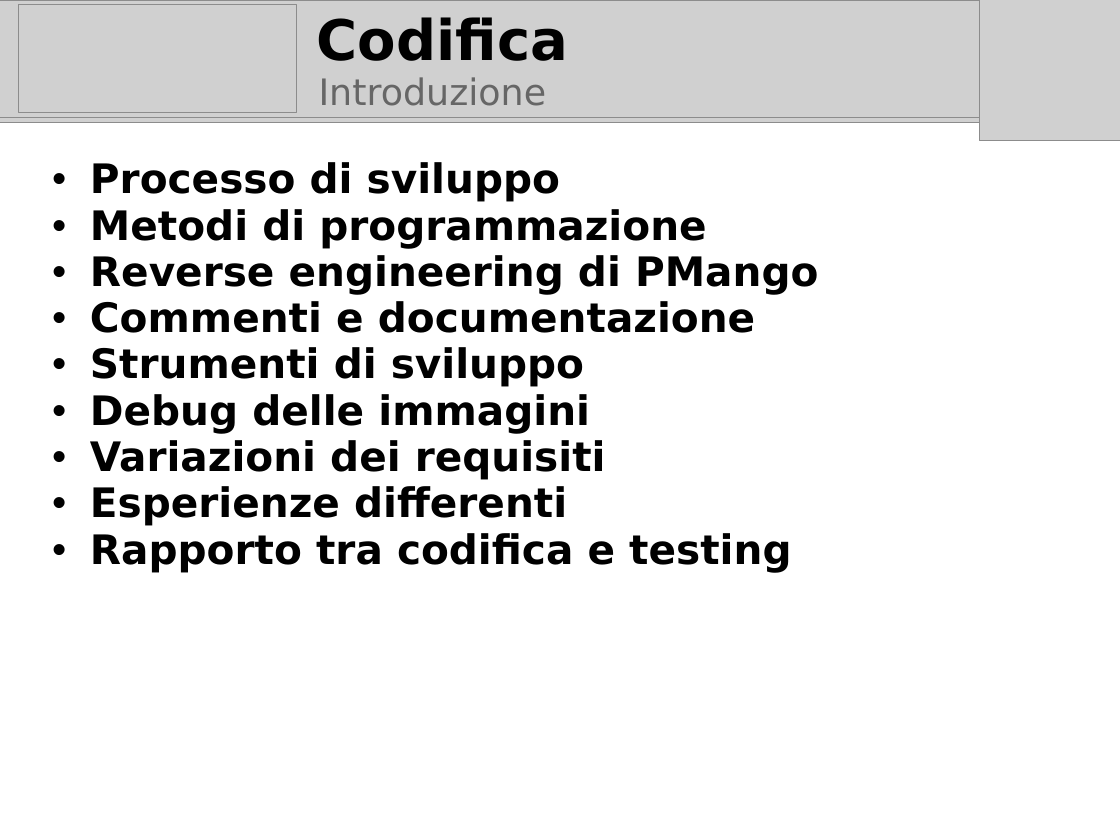
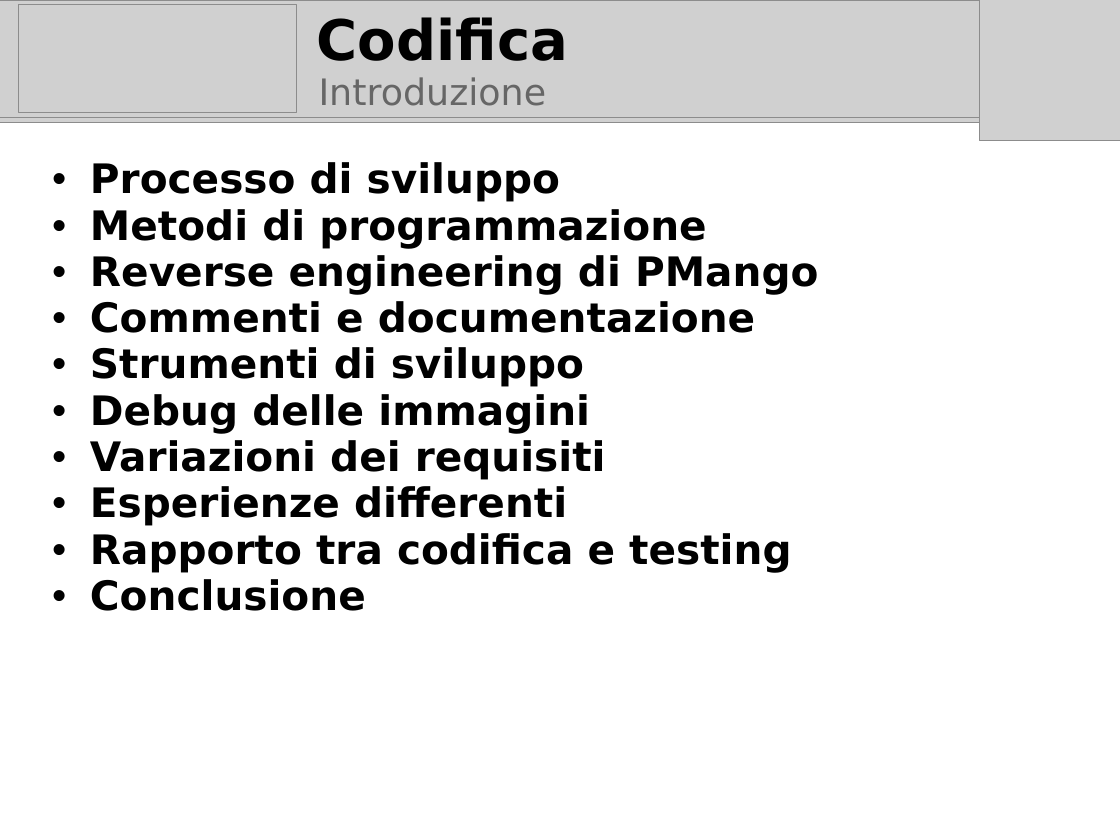
Before and after one commit to marcotinacci/PMango-Diagrams, a slide deck: slide 1 of documentazione_progetto/exams/rogai/PresentazioneCodifica.odp. Drawn at 1120x840 pixels with LibreOffice and Linux fonts; fonts in the diff are those of the drawing; grey boxes stand for pictures; background and template pictures are left out. Boxes give left, top, right and bottom in pixels: in the first picture for what was removed or moved away, otherwise in the second. Text is boxed around its words. In the diff, an @@ line names an element or a change of style, - is before the commit and + after.

```diff
--- a/documentazione_progetto/exams/rogai/PresentazioneCodifica.odp
+++ b/documentazione_progetto/exams/rogai/PresentazioneCodifica.odp
@@ subtitle at bbox=[90, 579, 366, 611]: paragraph added @@
+  • Conclusione
```
